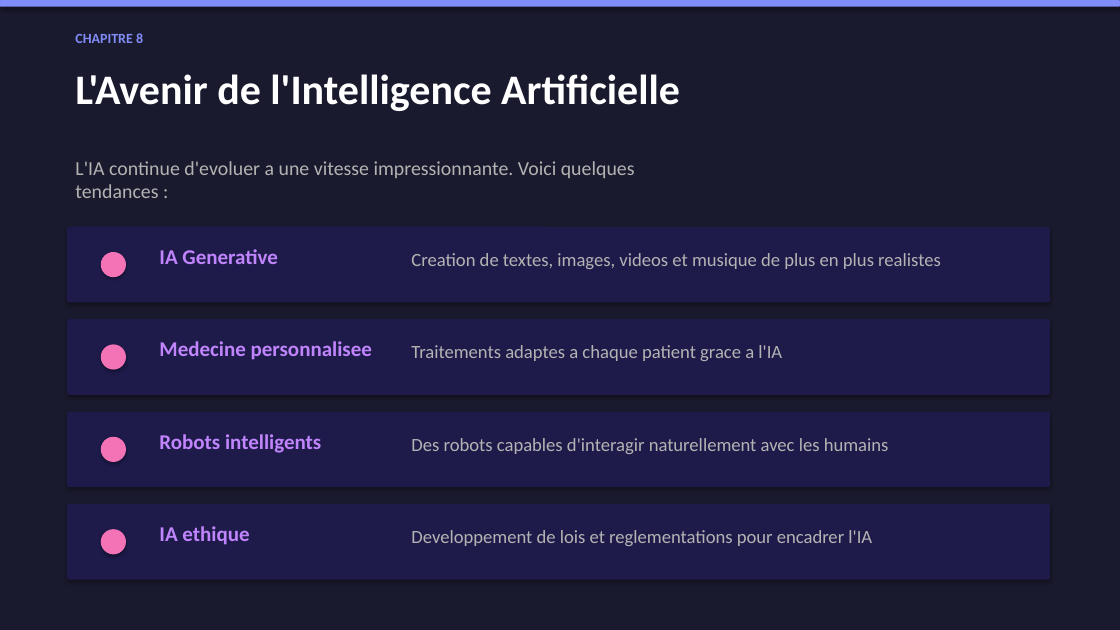
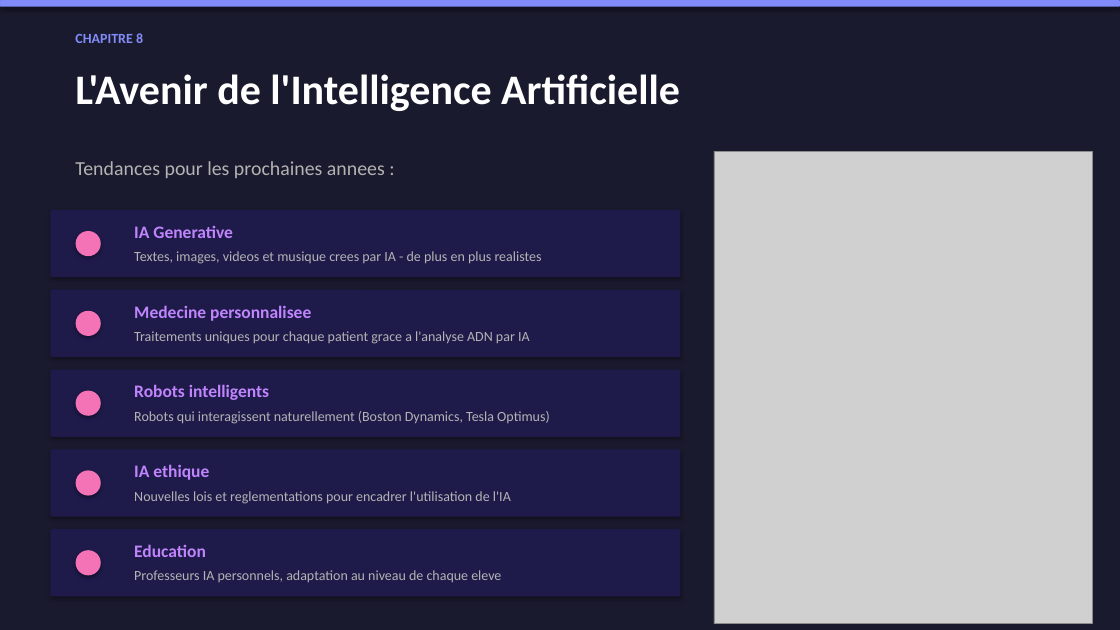
Before and after one commit to ayoubassouarinfo/AI-Project, a slide deck: slide 10 of AI_Presentation_Ayoub_Assouar.pptx. Drawn at 1120x630 pixels with LibreOffice and Linux fonts; fonts in the diff are those of the drawing; grey boxes stand for pictures. Boxes give left, top, right and bottom in pixels: in the first picture for what was removed or moved away, otherwise in the second. Text is boxed around its words. In the diff, an @@ line names an element or a change of style, - is before the commit and + after.

Commit message:
feat: add real images to PPTX and HTML, more examples and details

```diff
--- a/AI_Presentation_Ayoub_Assouar.pptx
+++ b/AI_Presentation_Ayoub_Assouar.pptx
@@ text removed at bbox=[75, 161, 635, 198] @@
-L'IA continue d'evoluer a une vitesse impressionnante. Voici quelques tendances :
@@ text added at bbox=[75, 161, 385, 178], 17 pt, text #B3B3B3 @@
+Tendances pour les prochaines annees :
@@ picture added at bbox=[714, 151, 1092, 623] @@
@@ rounded rectangle: place and size @@
-rounded rectangle at bbox=[67, 227, 1050, 302]
+rounded rectangle at bbox=[50, 210, 681, 277]
@@ ellipse: place and size @@
-ellipse at bbox=[101, 252, 126, 277]
+ellipse at bbox=[76, 231, 101, 256]
@@ text "IA Generative": place and size @@
-text "IA Generative" at bbox=[159, 249, 278, 264]
+text "IA Generative" at bbox=[134, 226, 233, 238]
@@ text at bbox=[134, 251, 542, 264]: text changed; size 16 to 12 pt @@
-Creation de textes, images, videos et musique de plus en plus realistes
+Textes, images, videos et musique crees par IA - de plus en plus realistes
@@ rounded rectangle: place and size @@
-rounded rectangle at bbox=[67, 319, 1050, 395]
+rounded rectangle at bbox=[50, 290, 681, 357]
@@ text "Medecine personnalisee": place and size @@
-text "Medecine personnalisee" at bbox=[159, 341, 372, 360]
+text "Medecine personnalisee" at bbox=[134, 305, 311, 321]
@@ ellipse: place and size @@
-ellipse at bbox=[101, 344, 126, 370]
+ellipse at bbox=[76, 311, 101, 336]
@@ text at bbox=[134, 331, 530, 344]: text changed; size 16 to 12 pt @@
-Traitements adaptes a chaque patient grace a l'IA
+Traitements uniques pour chaque patient grace a l'analyse ADN par IA
@@ rounded rectangle added at bbox=[50, 370, 681, 437], fill #1E1B4B @@
@@ text "Robots intelligents": place and size @@
-text "Robots intelligents" at bbox=[159, 434, 321, 453]
+text "Robots intelligents" at bbox=[134, 384, 269, 400]
@@ ellipse added at bbox=[76, 391, 101, 416], fill #F472B6 @@
@@ text added at bbox=[134, 411, 550, 424], 12 pt, text #B3B3B3 @@
+Robots qui interagissent naturellement (Boston Dynamics, Tesla Optimus)
@@ text removed at bbox=[411, 438, 889, 454] @@
-Des robots capables d'interagir naturellement avec les humains
@@ rounded rectangle: place and size @@
-rounded rectangle at bbox=[67, 412, 1050, 487]
+rounded rectangle at bbox=[50, 450, 681, 517]
@@ ellipse: place and size @@
-ellipse at bbox=[101, 437, 126, 462]
+ellipse at bbox=[76, 471, 101, 496]
@@ size 18 to 15 pt in 4 elements at bbox=[134, 226, 233, 238], bbox=[134, 305, 311, 321], bbox=[134, 384, 269, 400], bbox=[134, 464, 209, 480] @@
@@ text "IA ethique": place and size @@
-text "IA ethique" at bbox=[159, 526, 249, 545]
+text "IA ethique" at bbox=[134, 464, 209, 480]
@@ text at bbox=[134, 491, 511, 504]: text changed; size 16 to 12 pt @@
-Developpement de lois et reglementations pour encadrer l'IA
+Nouvelles lois et reglementations pour encadrer l'utilisation de l'IA
@@ rounded rectangle: place and size @@
-rounded rectangle at bbox=[67, 504, 1050, 580]
+rounded rectangle at bbox=[50, 529, 681, 597]
@@ ellipse: place and size @@
-ellipse at bbox=[101, 529, 126, 555]
+ellipse at bbox=[76, 550, 101, 576]
@@ text added at bbox=[134, 544, 206, 557], 15 pt, text #C084FC, bold @@
+Education
@@ text added at bbox=[134, 570, 501, 582], 12 pt, text #B3B3B3 @@
+Professeurs IA personnels, adaptation au niveau de chaque eleve
```
Also in this commit, not shown: 9 other slides changed, 1 slide added, 1 slide removed, 10 other files.
